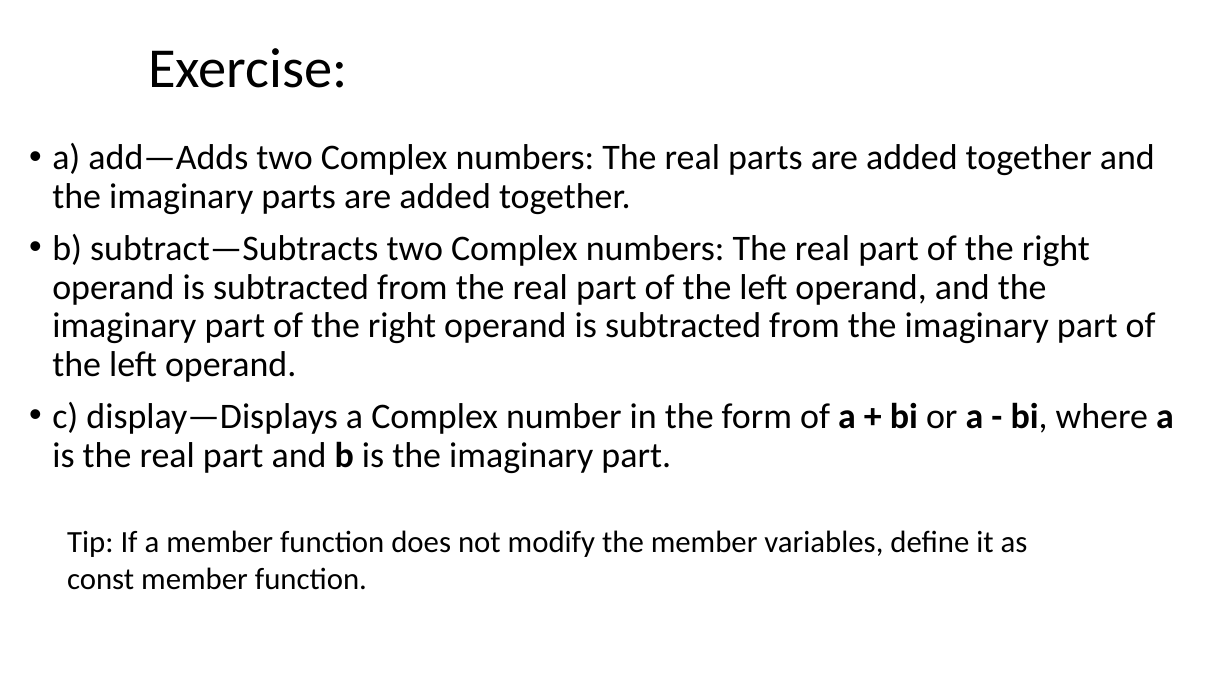
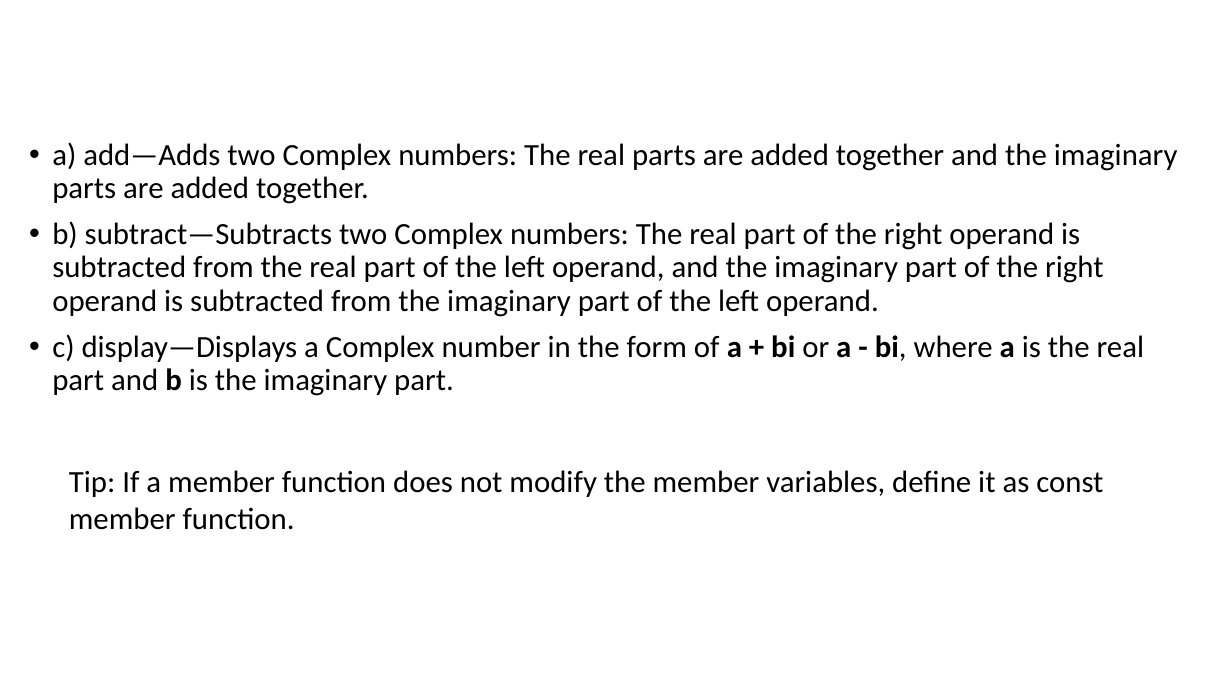
Before and after one commit to ShiqiYu/CPP, a slide deck: slide 20 of week09/Lab09.pptx. Drawn at 1232x693 pixels with LibreOffice and Linux fonts; fonts in the diff are those of the drawing; background and template pictures are left out. Boxes give left, top, right and bottom in pixels: in the first picture for what was removed or moved away, otherwise in the second. Text is boxed around its words. In the diff, an @@ line names an element or a change of style, - is before the commit and + after.

```diff
--- a/week09/Lab09.pptx
+++ b/week09/Lab09.pptx
@@ title removed at (148,48,347,88) @@
-Exercise:
@@ text "a) add—Adds two Complex numbers: ..." at (52,142,1178,396): size 28 to 24 pt @@
@@ text at (69,470,1103,530): text changed @@
-Tip: If a member function does not modify the member variables, define it as
-const member function.
+Tip: If a member function does not modify the member variables, define it as const member function.
```
Also in this commit, not shown: 14 other slides changed, 2 slides added, 2 slides removed, 1 other file.
